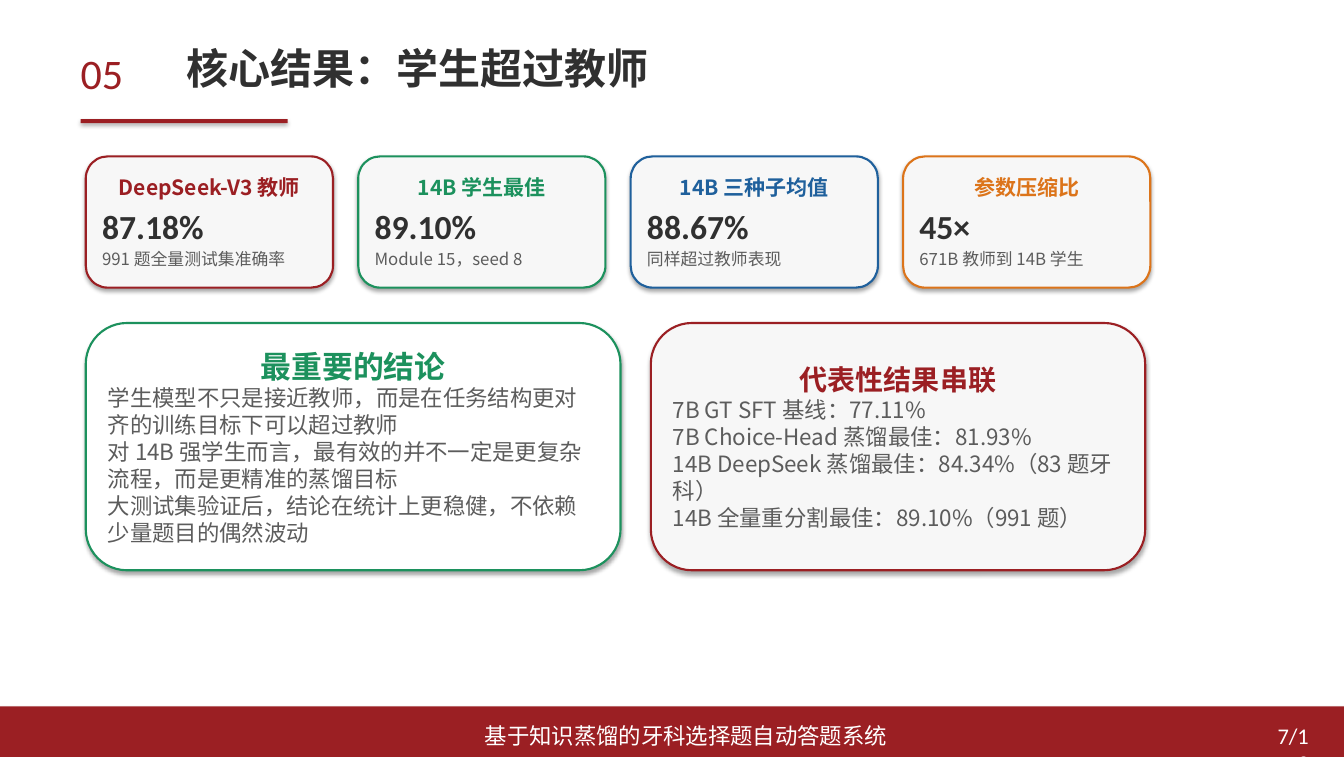
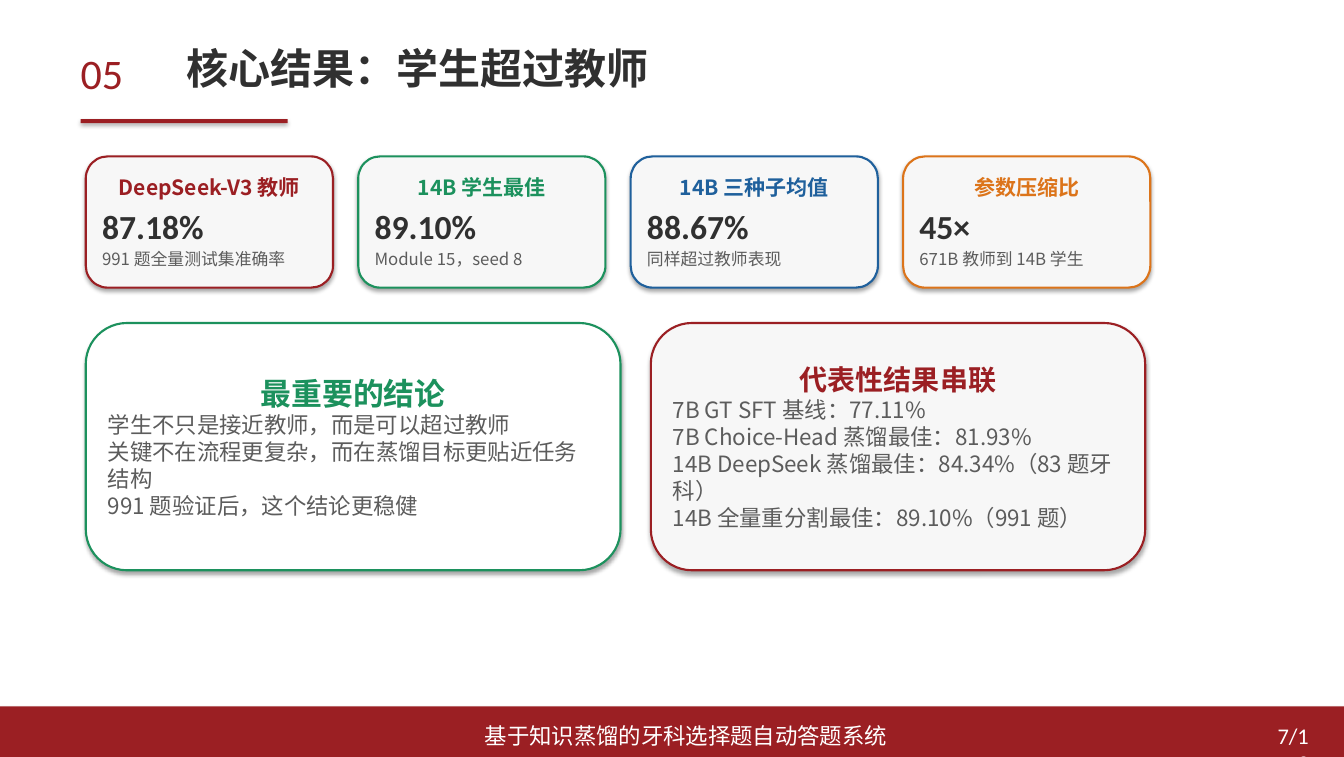
Before and after one commit to arthaschan/mentalDistill, a slide deck: slide 7 of thesis/答辩/论文汇报PPT_模板风格版.pptx. Drawn at 1344x757 pixels with LibreOffice and Linux fonts; fonts in the diff are those of the drawing. Boxes give left, top, right and bottom in pixels: in the first picture for what was removed or moved away, otherwise in the second. Text is boxed around its words. In the diff, an @@ line names an element or a change of style, - is before the commit and + after.

```diff
--- a/thesis/答辩/论文汇报PPT_模板风格版.pptx
+++ b/thesis/答辩/论文汇报PPT_模板风格版.pptx
@@ text in rounded rectangle at (x1=108, y1=414, x2=578, y2=516): text changed @@
-学生模型不只是接近教师，而是在任务结构更对齐的训练目标下可以超过教师
-对 14B 强学生而言，最有效的并不一定是更复杂流程，而是更精准的蒸馏目标
-大测试集验证后，结论在统计上更稳健，不依赖少量题目的偶然波动
+学生不只是接近教师，而是可以超过教师
+关键不在流程更复杂，而在蒸馏目标更贴近任务结构
+991 题验证后，这个结论更稳健
```
Also in this commit, not shown: 11 other slides changed, 10 other files.
